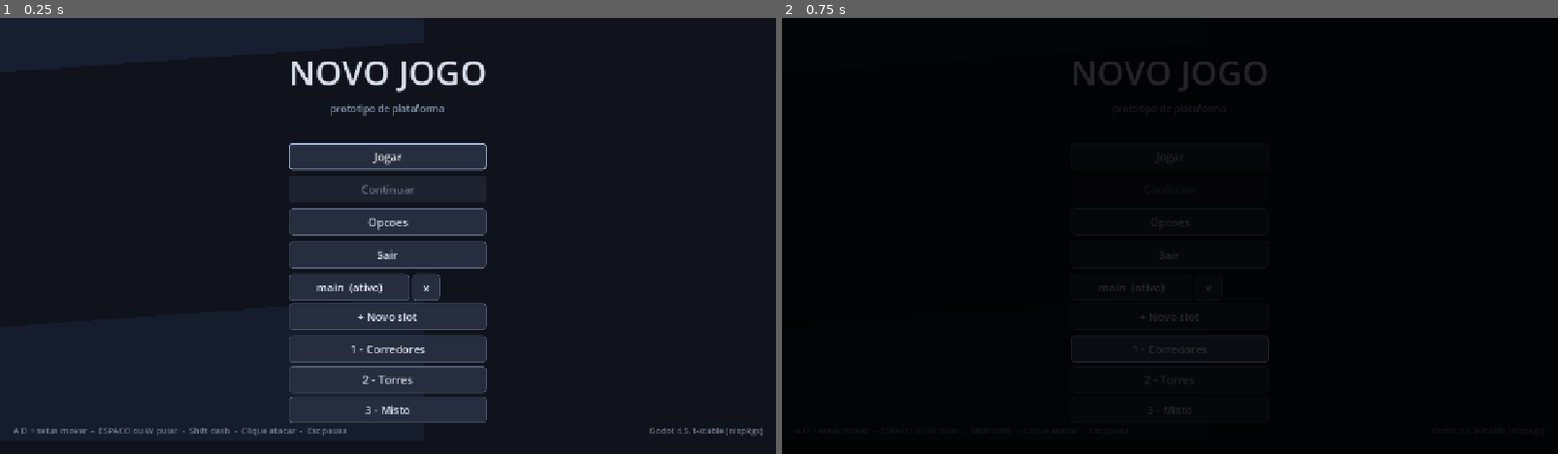
Above: before the commit, frames 1-2 (left to right).
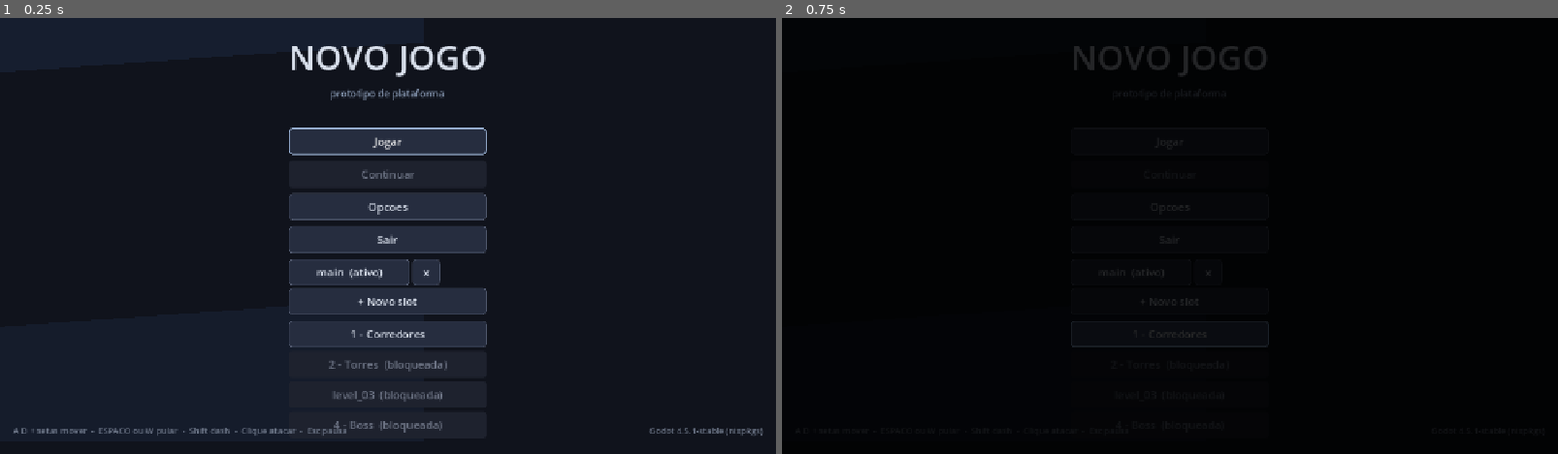
Above: after the commit, the same moments.

Repository: GuilhermeBallestrim/jogo-teste-em-godot
Game: Godot game, scene res://scenes/ui/main_menu.tscn
Two runs of this game, one before a commit and one after it. Both use one fixed random seed, a clock stepped at 60 frames per second and the inputs below.
Inputs:
- Up to frame 1 (0.25 s): no input
- Up to frame 2 (0.75 s): click "1 - Corredores" at 0.5 s

The runs differ from the first frame. In frame 1, 7.5% of the frame differs, in the area x 37-63%, y 6-96%; in frame 2, 1.1%.

Commit message:
feat: onda 5 -- habilidades desbloqueaveis e progressao
Habilidades:
- src/abilities/ability.gd (Ability): Resource puro, dados da habilidade.
- src/abilities/ability_library.gd (AbilityLibrary): catalogo (pulo duplo,
  dash carregado, parry melhorado).
- GameState: _abilities, unlock_ability(), has_ability(), all_abilities().
  Persiste no save (abilities). Reset limpa.
- Player: pulo duplo (se desbloqueado), dash 1.6x (se heavy_dash),
  parry 2x (se parry_plus).
- LevelBase: _unlock_next_ability() no win desbloqueia a proxima habilidade
  da lista.

Progressao:
- GameState: _completed_levels, complete_level(), is_level_completed(),
  is_level_unlocked() (level_N destrava se level_{N-1} completo).
- MainMenu: niveis bloqueados aparecem desabilitados ("(bloqueada)").
- Save persiste completed_levels.

Nivel 4:
- scenes/levels/level_04.tscn + .gd: arena do boss (chao + boss + player).

12 testes novos (habilidades, unlock, niveis, save roundtrip).
444 checagens verdes (era 430).

Diff:
--- a/autoload/game_state.gd
+++ b/autoload/game_state.gd
@@ -20,6 +20,10 @@
 ## uma pergunta que se responde em O(1) e que o save precisa restaurar sem
 ## deduplicar.
 var _items: Dictionary = {}
+## Habilidades desbloqueadas (ids).
+var _abilities: Array[StringName] = []
+## Niveis completados.
+var _completed_levels: Array[StringName] = []
 
 
 func _ready() -> void:
@@ -33,6 +37,8 @@
 	score = 0
 	_flags.clear()
 	_items.clear()
+	_abilities.clear()
+	_completed_levels.clear()
 	_notify_all()
 
 
@@ -106,9 +112,9 @@
 	return item_count(id) >= amount
 
 
-## O primeiro item com efeito, na ordem do catálogo. É o que a tecla de uso
-## consome: o jogador não precisa de um menu de inventário para uma fase com
-## um item só, e o menu ainda não existe.
+## O primeiro item com efeito, na ordem do catalogo. E o que a tecla de uso
+## consome: o jogador nao precisa de um menu de inventario para uma fase com
+## um item so, e o menu ainda nao existe.
 func first_usable_id() -> StringName:
 	for id: StringName in ItemLibrary.all_ids():
 		if item_count(id) > 0:
@@ -137,6 +143,59 @@
 	return health > 0
 
 
+# ------------------------------------------------------------- habilidades
+
+
+## Desbloqueia uma habilidade. Devolve false se ja tinha ou se nao existe.
+func unlock_ability(id: StringName) -> bool:
+	if not AbilityLibrary.has(id) or has_ability(id):
+		return false
+	_abilities.append(id)
+	return true
+
+
+func has_ability(id: StringName) -> bool:
+	return _abilities.has(id)
+
+
+func all_abilities() -> Array[StringName]:
+	return _abilities.duplicate()
+
+
+func complete_level(id: StringName) -> void:
+	if not _completed_levels.has(id):
+		_completed_levels.append(id)
+
+
+func is_level_completed(id: StringName) -> bool:
+	return _completed_levels.has(id)
+
+
+func is_level_unlocked(id: StringName) -> bool:
+	if id == &"level_01":
+		return true
+	var prev := _previous_level(id)
+	if prev == &"":
+		return true
+	return is_level_completed(prev)
+
+
+func _previous_level(id: StringName) -> StringName:
+	var s := String(id)
+	if not s.begins_with("level_"):
+		return &""
+	var num_str := s.substr(6)
+	if not num_str.is_valid_int():
+		return &""
+	var n := int(num_str)
+	if n <= 1:
+		return &""
+	return StringName("level_%02d" % (n - 1))
+
+
+# ------------------------------------------------------------- save
+
+
 func to_dict() -> Dictionary:
 	return {
 		"max_health": max_health,
@@ -145,6 +204,8 @@
 		"score": score,
 		"flags": _flags.duplicate(true),
 		"items": _items.duplicate(),
+		"abilities": _abilities.duplicate(),
+		"completed_levels": _completed_levels.duplicate(),
 	}
 
 
@@ -166,6 +227,24 @@
 				continue
 			_items[id] = clampi(int(saved[key]), 0, 99)
 
+	# Habilidades: so aceita as que existem no catalogo.
+	_abilities = []
+	var saved_abilities: Variant = data.get("abilities", [])
+	if saved_abilities is Array:
+		for a in saved_abilities:
+			var aid := StringName(String(a))
+			if AbilityLibrary.has(aid) and not _abilities.has(aid):
+				_abilities.append(aid)
+
+	# Niveis completados.
+	_completed_levels = []
+	var saved_levels: Variant = data.get("completed_levels", [])
+	if saved_levels is Array:
+		for lv in saved_levels:
+			var lid := StringName(String(lv))
+			if not _completed_levels.has(lid):
+				_completed_levels.append(lid)
+
 	_notify_all()
 
 
--- a/autoload/scene_router.gd
+++ b/autoload/scene_router.gd
@@ -42,6 +42,7 @@
 	LevelRegistry.register(&"level_01", "res://scenes/levels/level_01.tscn")
 	LevelRegistry.register(&"level_02", "res://scenes/levels/level_02.tscn")
 	LevelRegistry.register(&"level_03", "res://scenes/levels/level_03.tscn")
+	LevelRegistry.register(&"level_04", "res://scenes/levels/level_04.tscn")
 
 
 func _notification(what: int) -> void:
--- a/scenes/actors/player/player.gd
+++ b/scenes/actors/player/player.gd
@@ -56,6 +56,7 @@
 
 var _coyote_timer := 0.0
 var _jump_buffer_timer := 0.0
+var _double_jump_available := false
 var _dash_timer := 0.0
 var _dash_cooldown := 0.0
 var _dash_direction := Vector2.RIGHT
@@ -179,7 +180,7 @@
 
 func _start_dash(input_dir: Vector2) -> void:
 	_dash_direction = input_dir if input_dir != Vector2.ZERO else Vector2(signf(_rig.facing), 0.0)
-	_dash_timer = DASH_TIME
+	_dash_timer = DASH_TIME * (1.6 if GameState.has_ability(&"heavy_dash") else 1.0)
 	velocity = _dash_direction * DASH_SPEED
 	Sfx.play(&"dash", -6.0)
 
@@ -217,6 +218,7 @@
 	# precisa estar reposto antes da comparação com o buffer.
 	if is_on_floor():
 		_coyote_timer = COYOTE_TIME
+	_double_jump_available = GameState.has_ability(&"double_jump")
 
 	# O buffer NÃO é preenchido aqui: quem enche é `_unhandled_input`, que
 	# recebe o evento sempre. Poll por `is_action_just_pressed` dentro de
@@ -234,6 +236,14 @@
 		_jump_buffer_timer = 0.0
 		_coyote_timer = 0.0
 		Sfx.play(&"jump", -5.0)
+	# Pulo duplo: so se a habilidade estiver desbloqueada e o corpo estiver
+	# no ar sem ter usado o segundo salto ainda.
+	elif _jump_buffer_timer > 0.0 and not is_on_floor() and _double_jump_available:
+		velocity.y = JUMP_VELOCITY * 0.85
+		_jump_buffer_timer = 0.0
+		_double_jump_available = false
+		Sfx.play(&"jump", -8.0)
+
 
 
 ## Entrada vinda do evento, não do polling: nunca perde um toque.
@@ -377,7 +387,7 @@
 func _try_parry() -> void:
 	if _dead:
 		return
-	_parry_timer = PARRY_WINDOW
+	_parry_timer = PARRY_WINDOW * (2.0 if GameState.has_ability(&"parry_plus") else 1.0)
 	Sfx.play(&"select", -6.0)
 
 
--- /dev/null
+++ b/scenes/levels/level_04.gd
@@ -0,0 +1,4 @@
+extends LevelBase
+## Fase 4 -- arena do boss. Sem plataformas: so chao e paredes.
+
+const LEVEL_ID := &"level_04"
--- /dev/null
+++ b/scenes/levels/level_04.tscn
@@ -0,0 +1,41 @@
+[gd_scene load_steps=6 format=3 uid="uid://b4a1c2d3e4f5g6h7i8j9k0"]
+
+[ext_resource type="Script" path="res://scenes/levels/level_04.gd" id="1_level"]
+[ext_resource type="PackedScene" path="res://scenes/props/platform.tscn" id="2_platform"]
+[ext_resource type="PackedScene" path="res://scenes/actors/player/player.tscn" id="3_player"]
+[ext_resource type="PackedScene" path="res://scenes/actors/enemies/boss.tscn" id="4_boss"]
+[ext_resource type="PackedScene" path="res://scenes/ui/hud.tscn" id="5_hud"]
+[ext_resource type="Script" path="res://scenes/props/level_bounds.gd" id="6_bounds"]
+
+[node name="Level04" type="Node2D"]
+script = ExtResource("1_level")
+coins_to_win = 0
+reset_state_on_enter = false
+
+[node name="Background" type="ColorRect" parent="."]
+offset_left = -960.0
+offset_top = -540.0
+offset_right = 960.0
+offset_bottom = 540.0
+color = Color(0.06, 0.05, 0.12, 1)
+
+[node name="Bounds" type="Node2D" parent="."]
+script = ExtResource("6_bounds")
+left_x = -640.0
+right_x = 640.0
+top_y = -400.0
+bottom_y = 300.0
+
+[node name="Platforms" type="Node2D" parent="."]
+
+[node name="Ground" parent="Platforms" instance=ExtResource("2_platform")]
+position = Vector2(0, 200)
+size = Vector2(1200, 40)
+
+[node name="Boss" parent="." instance=ExtResource("4_boss")]
+position = Vector2(0, 140)
+
+[node name="Player" parent="." instance=ExtResource("3_player")]
+position = Vector2(-400, 140)
+
+[node name="HUD" parent="." instance=ExtResource("5_hud")]
--- a/scenes/ui/main_menu.gd
+++ b/scenes/ui/main_menu.gd
@@ -9,7 +9,7 @@
 const LEVEL_LABELS := {
 	&"level_01": "1 - Corredores",
 	&"level_02": "2 - Torres",
-	&"level_03": "3 - Misto",
+	&"level_04": "4 - Boss",
 }
 
 @onready var _play: Button = %PlayButton
@@ -145,6 +145,9 @@
 			continue
 
 		var label: String = LEVEL_LABELS.get(id, String(id))
+		var unlocked := GameState.is_level_unlocked(id)
+		if not unlocked:
+			label = "%s  (bloqueada)" % label
 		if resumed and id == last_played:
 			label += "  (continuar)"
 
@@ -152,6 +155,7 @@
 		button.text = label
 		button.custom_minimum_size = Vector2(260, 0)
 		button.pressed.connect(_on_level_pressed.bind(id, path))
+		button.disabled = not GameState.is_level_unlocked(id)
 		_level_list.add_child(button)
 		_level_buttons.append(button)
 
--- /dev/null
+++ b/src/abilities/ability.gd
@@ -0,0 +1,25 @@
+class_name Ability
+extends Resource
+## Habilidade desbloqueavel.
+##
+## Dados puros, sem logica de jogo: o `GameState` guarda quais estao
+## desbloqueadas e o `Player` consulta. Segue o mesmo padrao do
+## `ItemDefinition`.
+
+## Identificador estavel.
+@export var id: StringName = &""
+## Nome exibido.
+@export var display_name: String = ""
+## Descricao curta.
+@export var description: String = ""
+## Custo em pontos (para desbloqueio).
+@export var cost: int = 0
+
+
+static func make(id: StringName, name: String, desc: String, cost: int) -> Ability:
+	var a := Ability.new()
+	a.id = id
+	a.display_name = name
+	a.description = desc
+	a.cost = cost
+	return a
--- /dev/null
+++ b/src/abilities/ability_library.gd
@@ -0,0 +1,37 @@
+class_name AbilityLibrary
+extends RefCounted
+## Catalogo de habilidades desbloqueaveis.
+
+static var _abilities: Array[Ability] = []
+static var _loaded := false
+
+
+static func _ensure_loaded() -> void:
+	if _loaded:
+		return
+	_loaded = true
+	_abilities = [
+		Ability.make(&"double_jump", "Pulo duplo", "Permite um segundo salto no ar.", 50),
+		Ability.make(&"heavy_dash", "Dash carregado", "Segurar o dash o torna mais longo.", 80),
+		Ability.make(&"parry_plus", "Parry melhorado", "Janela de parry 2x maior.", 60),
+	]
+
+
+static func all_ids() -> Array[StringName]:
+	_ensure_loaded()
+	var out: Array[StringName] = []
+	for a in _abilities:
+		out.append(a.id)
+	return out
+
+
+static func definition(id: StringName) -> Ability:
+	_ensure_loaded()
+	for a in _abilities:
+		if a.id == id:
+			return a
+	return null
+
+
+static func has(id: StringName) -> bool:
+	return definition(id) != null
--- a/src/level/level_base.gd
+++ b/src/level/level_base.gd
@@ -154,6 +154,15 @@
 	return StringName(scene_file_path.get_file().get_basename())
 
 
+## Desbloqueia a proxima habilidade disponivel, se houver.
+func _unlock_next_ability() -> void:
+	for id: StringName in AbilityLibrary.all_ids():
+		if not GameState.has_ability(id):
+			GameState.unlock_ability(id)
+			notify("Habilidade desbloqueada: %s" % AbilityLibrary.definition(id).display_name)
+			return
+
+
 func _win() -> void:
 	if is_finished:
 		return
@@ -163,6 +172,9 @@
 	if _stats != null:
 		_stats.finish(true)
 		_stats.coins_collected = GameState.coins - _coins_at_start
+	GameState.complete_level(_level_id())
+	# Desbloqueia a proxima habilidade da lista.
+	_unlock_next_ability()
 	_show_end_screen(true)
 
 
--- a/tests/test_runner.gd
+++ b/tests/test_runner.gd
@@ -17,6 +17,7 @@
 	"res://scenes/levels/level_01.tscn",
 	"res://scenes/levels/level_02.tscn",
 	"res://scenes/levels/level_03.tscn",
+	"res://scenes/levels/level_04.tscn",
 	"res://scenes/actors/player/player.tscn",
 	"res://scenes/actors/enemies/slime.tscn",
 	"res://scenes/actors/enemies/bat.tscn",
@@ -186,6 +187,7 @@
 	await _test_player_rig_poses()
 	await _test_parry()
 	_test_session_stats()
+	_test_abilities()
 	await _test_camera_look()
 	_test_hitstop()
 	await _test_combat_feedback()
@@ -2013,6 +2015,32 @@
 	await process_frame
 
 
+func _test_abilities() -> void:
+	_begin("GameState: habilidades e niveis")
+
+	_gs.call(&"reset")
+	_check(not _gs.call(&"has_ability", &"double_jump"), "comeca sem habilidades")
+	_check(_gs.call(&"unlock_ability", &"double_jump"), "desbloqueia habilidade nova")
+	_check(_gs.call(&"has_ability", &"double_jump"), "has_ability apos desbloqueio")
+	_check(not _gs.call(&"unlock_ability", &"double_jump"), "nao desbloqueia de novo")
+	_check(not _gs.call(&"unlock_ability", &"inexistente"), "id inexistente nao desbloqueia")
+	_check_eq(_gs.call(&"all_abilities").size(), 1, "uma habilidade desbloqueada")
+
+	# level unlock
+	_check(_gs.call(&"is_level_unlocked", &"level_01"), "level_01 sempre destravado")
+	_check(not _gs.call(&"is_level_unlocked", &"level_02"), "level_02 bloqueado sem completar level_01")
+	_gs.call(&"complete_level", &"level_01")
+	_check(_gs.call(&"is_level_unlocked", &"level_02"), "level_02 destrava apos level_01")
+	_check(not _gs.call(&"is_level_unlocked", &"level_03"), "level_03 ainda bloqueado")
+
+	# save roundtrip
+	var dict: Dictionary = _gs.call(&"to_dict")
+	_gs.call(&"reset")
+	_gs.call(&"from_dict", dict)
+	_check(_gs.call(&"has_ability", &"double_jump"), "habilidade sobrevive ao save")
+	_check(_gs.call(&"is_level_completed", &"level_01"), "nivel completo sobrevive ao save")
+
+
 func _free_all_scenes() -> void:
 	for node in _spawned:
 		if is_instance_valid(node):
Not shown, added: scenes/levels/level_04.gd.uid
Not shown, added: src/abilities/ability.gd.uid
Not shown, added: src/abilities/ability_library.gd.uid
